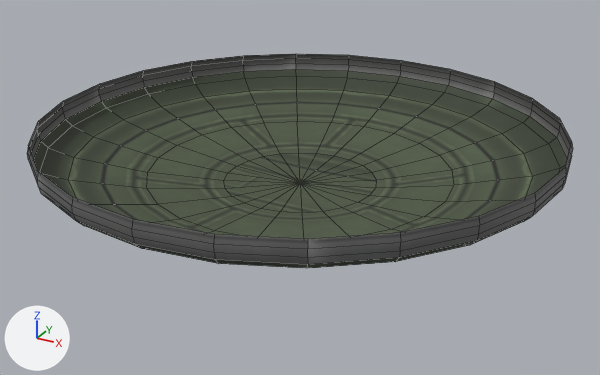
Before and after pictures for a commit that changed the FBX model va_v2/heatshield.fbx.
Camera for both pictures: a 50 mm lens placed at (1.37, -2.492, 1.105), pointed at (0.025, -0.046, -0.119). Arrows for +X, +Y and +Z are at lower left; the lights stay in place. Mesh edges are drawn as thin lines. Where no turn or scale is listed for an object, it has been applied to the vertices.
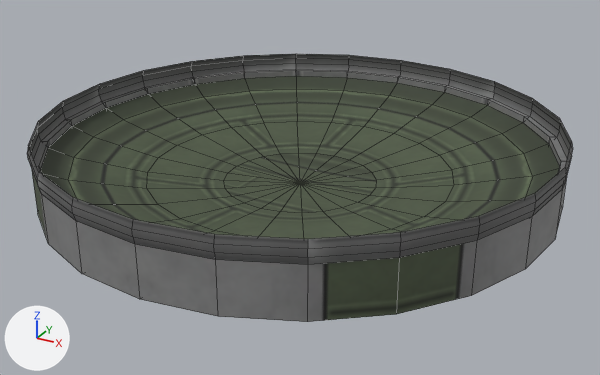
Where the newer file only moved an object's origin or applied its transform, the numbers keep the older frame.

Patch to the scene script:
```diff
--- a/va_v2/heatshield.fbx.py
+++ b/va_v2/heatshield.fbx.py
@@ me_mesh1_001 @@
+me_mesh1_001.from_pydata(...)  # 96 vertices, 96 faces; spans x -0.94..0.94, y -0.94..0.94, z -0.13..0.05
+me_mesh1_001.materials.append(mat_albedo)  # picture img_a1_psd
@@ ob_fairing @@
+ob_fairing = bpy.data.objects.new('fairing', me_mesh1_001)
+ob_fairing.location = (0.0, 0.0, 0.0)
```

Where the change shows, as pixel boxes [x1, y1, x2, y2] in the pictures (600 x 375 px):
'fairing', added: after [32, 69, 567, 322]
